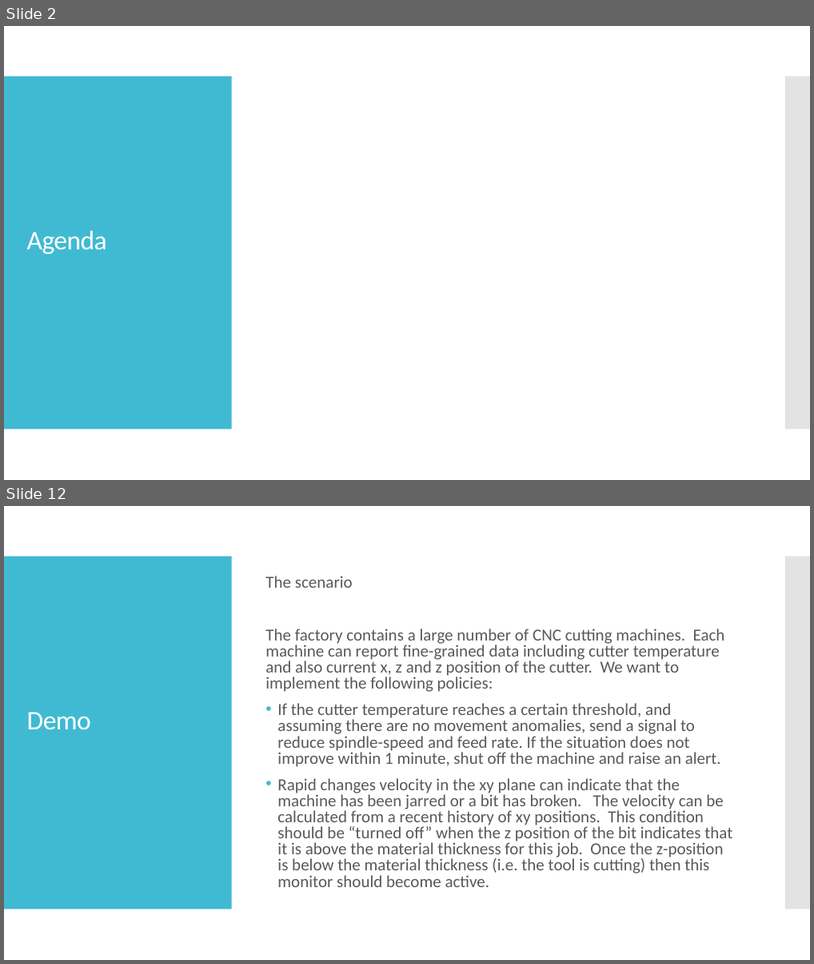
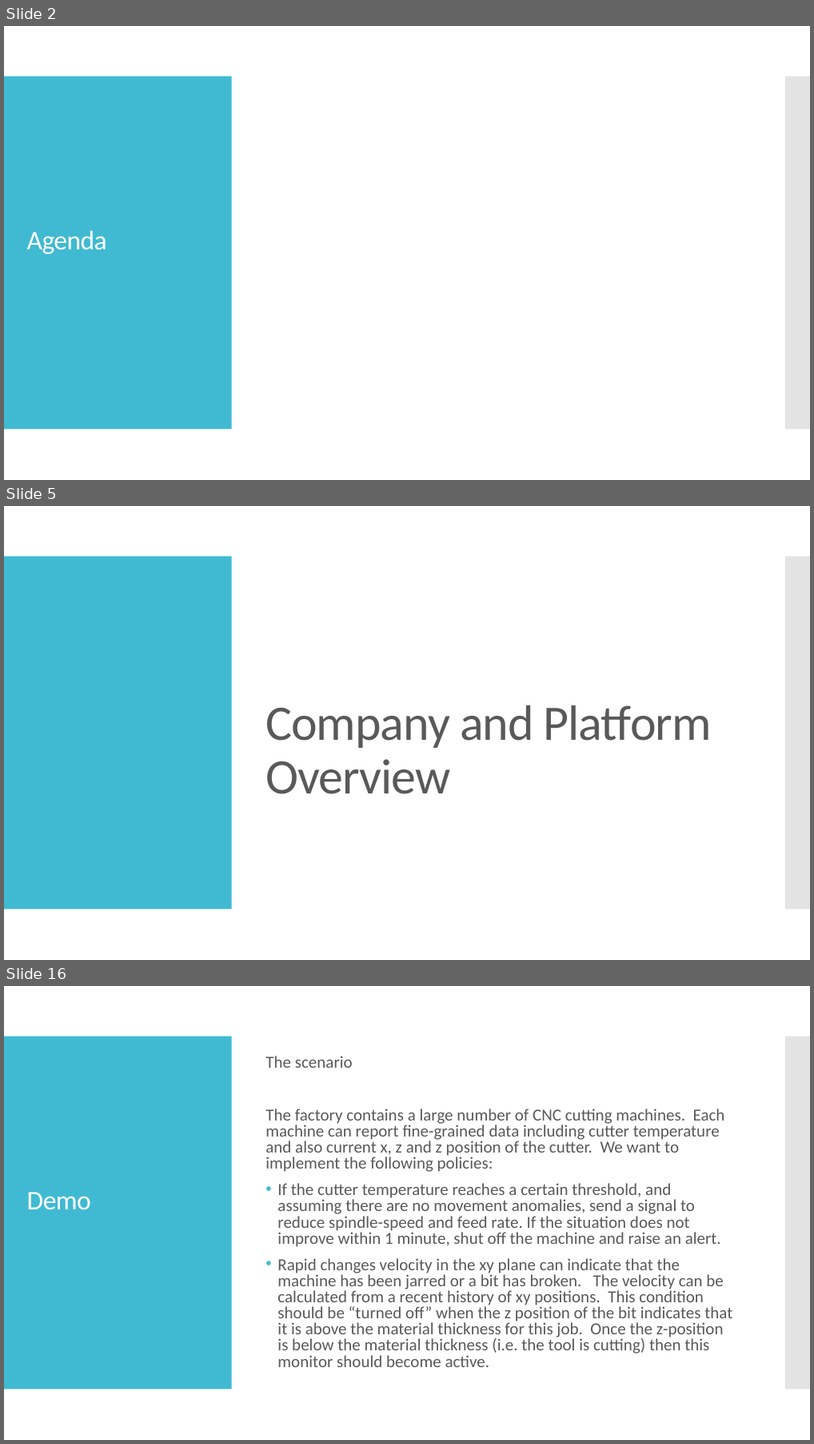
Before and after one commit to wrmay/hazelcast-monitoring-and-control-demo, a slide deck: Solution Overview.pptx. Shown one above the other, each under a label of ours: slides 2 and 12 before the commit, slides 2, 5 and 16 after it; the slides between them are not shown. The pictures are 814x964 and 814x1444 pixels, drawn with LibreOffice and Linux fonts; fonts in the diff are those of the drawing. Boxes give left, top, right and bottom in pixels: in the first picture for what was removed or moved away, otherwise in the second. Text is boxed around its words. In the diff, an @@ line names an element or a change of style, - is before the commit and + after.

```diff
--- a/Solution Overview.pptx
+++ b/Solution Overview.pptx
@@ slide 5 added at <box>4,506,810,960</box>, background #FFFFFF; not listed: 2 template elements that a slide beside it also shows @@
@@ title added at <box>266,705,712,794</box>, 59 pt, text #595959 @@
+Company and Platform Overview
@@ what was slide 12 is now slide 16 @@
```
Also in this commit, not shown: 5 slides changed, 7 other slides added, 4 slides removed, 9 other files.
